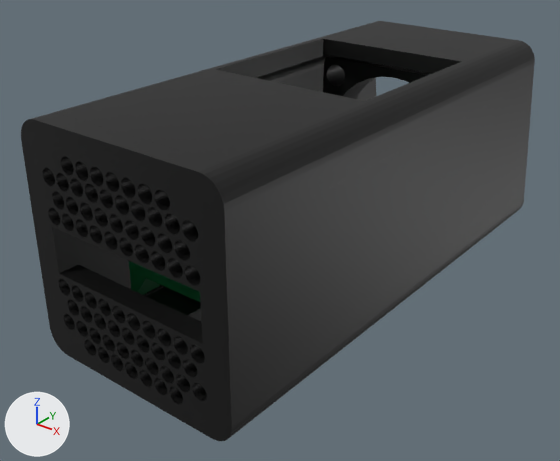
Before and after pictures for a commit that changed the Blender file 3D_FILES/box.blend.
Both versions are drawn from a 50 mm camera at (0.0674, -0.0995, 0.0471) aimed at (-0.0035, -0.0109, -0.0079). The axes (+X, +Y, +Z) are drawn at lower left. The lights are the same throughout. The first picture is the older version.

Names of what the first picture shows: 'back.002', 'board', 'case', 'fan', 'pegs'.
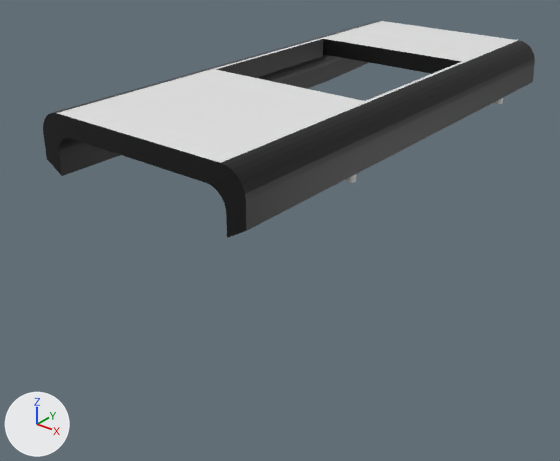
The edits, one by one:
me_cylinder_001 is used by ob_pegs; location (0.0163, -0.0208, 0.0104); scale (-0.000594, -0.000594, -0.00137).
me_cylinder_001 had 656 vertices, 391 faces and spanned x -2.1..57.1, y -94.4..37.2, z -5.2..1.2.
me_cylinder_001 now has 656 vertices, 399 faces and spans x -2.1..57.1, y -94.4..37.2, z -5.2..1.2.
Part 1, on me_cylinder_001:
140 faces are deleted.
148 new faces join them.
Object 'fan' (ob_fan) is now hidden.
Object 'board' (ob_board) is now hidden.
Object 'case' (ob_case) is now hidden.
Object 'back.002' (ob_back_002) is now hidden.

Boxes [x1, y1, x2, y2] around the edits, measured in the pictures (560 x 461 px; the box of a moved part takes in the faces that stretch with it):
'back.002', hidden (black): before [21, 113, 250, 441]
'case', hidden: before [76, 77, 533, 424]
'fan', hidden (black): before [323, 56, 431, 99]
'board', hidden (dark green): before [129, 261, 200, 302]
part 1 of me_cylinder_001, moved or reshaped: before [58, 21, 518, 163]; after [58, 21, 518, 183]
